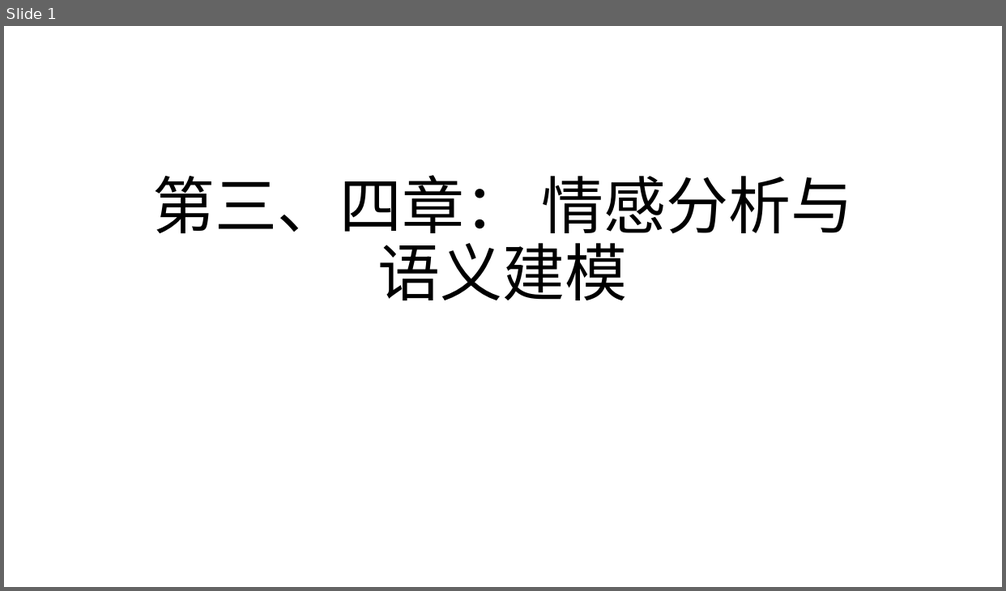
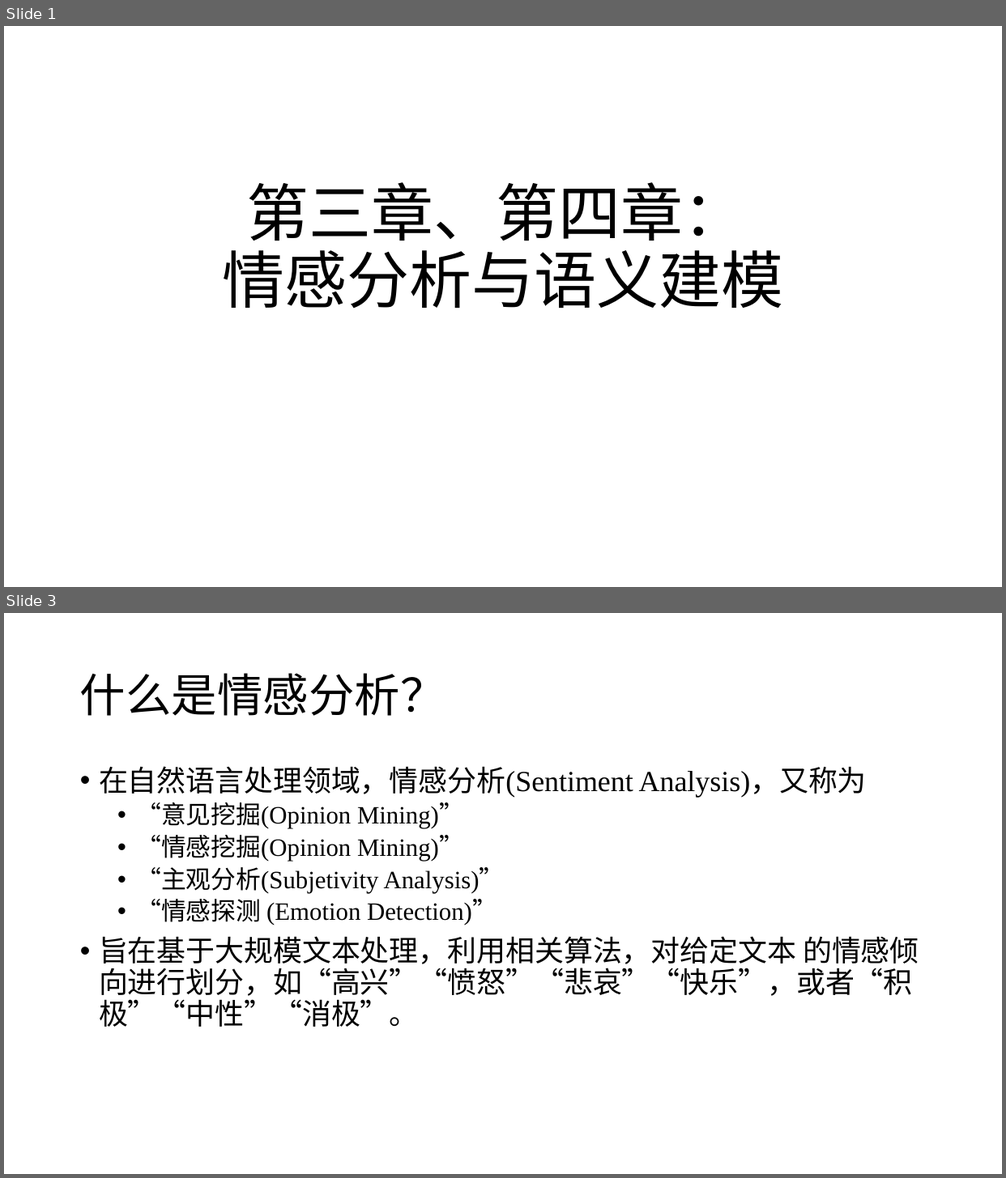
Before and after one commit to SocratesClub/ccrbook, a slide deck: slides/Chapter 3&4 语义建模 .pptx. Shown one above the other, each under a label of ours: slide 1 before the commit, slides 1 and 3 after it; the slides between them are not shown. The pictures are 1006x591 and 1006x1178 pixels, drawn with LibreOffice and Linux fonts; fonts in the diff are those of the drawing. Boxes give left, top, right and bottom in pixels: in the first picture for what was removed or moved away, otherwise in the second. Text is boxed around its words. In the diff, an @@ line names an element or a change of style, - is before the commit and + after.

```diff
--- a/slides/Chapter 3&4 语义建模 .pptx
+++ b/slides/Chapter 3&4 语义建模 .pptx
@@ slide 3 added at (4, 613, 1002, 1174), background #FFFFFF @@
@@ title added at (80, 673, 446, 716), 44 pt, text #000000 @@
+什么是情感分析？
@@ text added at (99, 766, 919, 1027), 28 pt, text #000000 @@
+• 在自然语言处理领域，情感分析(Sentiment Analysis)，又称为
+  • “意见挖掘(Opinion Mining)”
+  • “情感挖掘(Opinion Mining)”
+  • “主观分析(Subjetivity Analysis)”
+  • “情感探测 (Emotion Detection)”
+• 旨在基于大规模文本处理，利用相关算法，对给定文本 的情感倾向进行划分，如“高兴”“愤怒”“悲哀”“快乐”，或者“积极”“中性”“消极”。
@@ slide 1 changed as well @@
@@ title at (222, 182, 783, 309): text changed; font Calibri to Times New Roman @@
-第三、四章： 情感分析与语义建模
+第三章、第四章：
+情感分析与语义建模
```
Also in this commit, not shown: 5 other slides changed, 12 other slides added, 4 slides removed.
